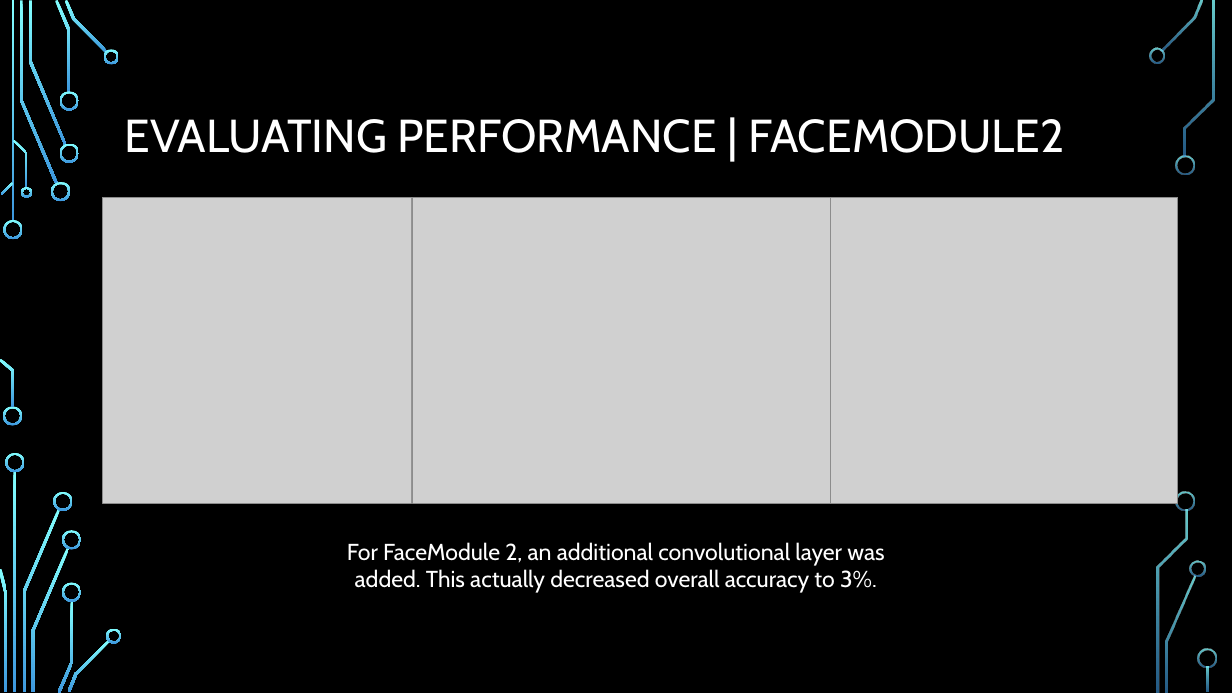
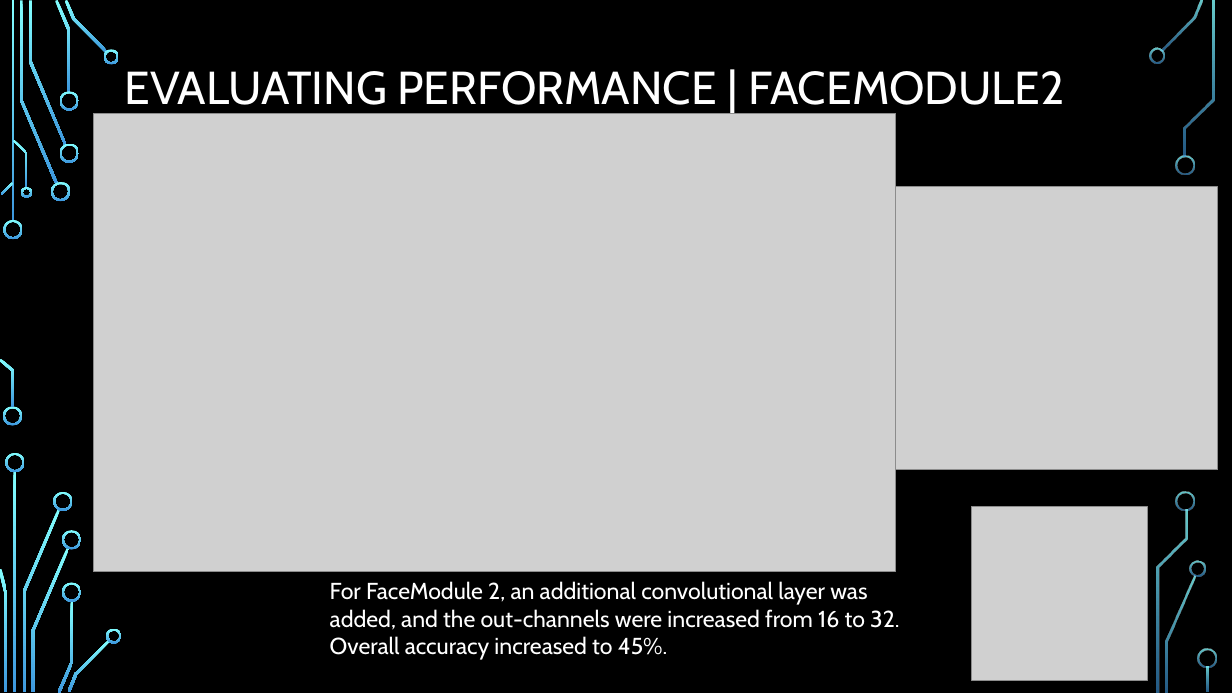
Before and after one commit to NelsonFoster/Final-Project-Group3, a slide deck: slide 12 of Final-Group-Presentation/Final-Project-Group3-Presentation.pptx (slide 11 before the commit). Drawn at 1232x693 pixels with LibreOffice and Linux fonts; fonts in the diff are those of the drawing; grey boxes stand for pictures; background and template pictures are left out. Boxes give left, top, right and bottom in pixels: in the first picture for what was removed or moved away, otherwise in the second. Text is boxed around its words. In the diff, an @@ line names an element or a change of style, - is before the commit and + after.

```diff
--- a/Final-Group-Presentation/Final-Project-Group3-Presentation.pptx
+++ b/Final-Group-Presentation/Final-Project-Group3-Presentation.pptx
@@ title "EVALUATING PERFORMANCE | FACEMODULE2" rewrapped from [125,119,1065,153] to [125,71,1065,115] @@
@@ picture added at [93,114,896,572] @@
@@ picture removed at [412,198,831,504] @@
@@ picture: place and size @@
-picture at [831,198,1178,504]
+picture at [896,187,1218,470]
@@ picture: place and size @@
-picture at [103,198,412,504]
+picture at [971,506,1148,680]
@@ text at [330,581,899,660]: text changed @@
-For FaceModule 2, an additional convolutional layer was added. This actually decreased overall accuracy to 3%.
+For FaceModule 2, an additional convolutional layer was added, and the out-channels were increased from 16 to 32. Overall accuracy increased to 45%.
```
Also in this commit, not shown: 4 other slides changed, 2 slides added, 6 other files.
